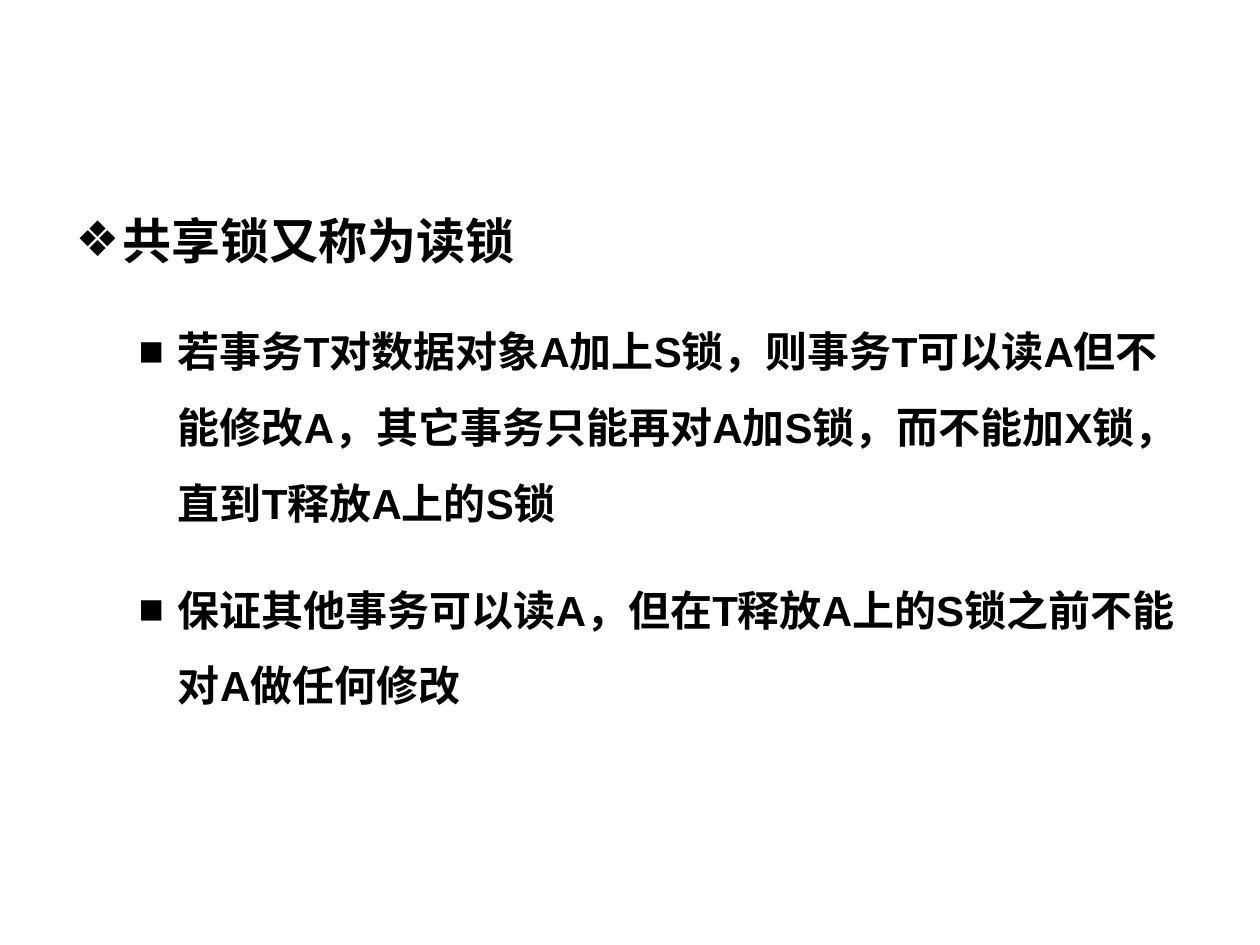
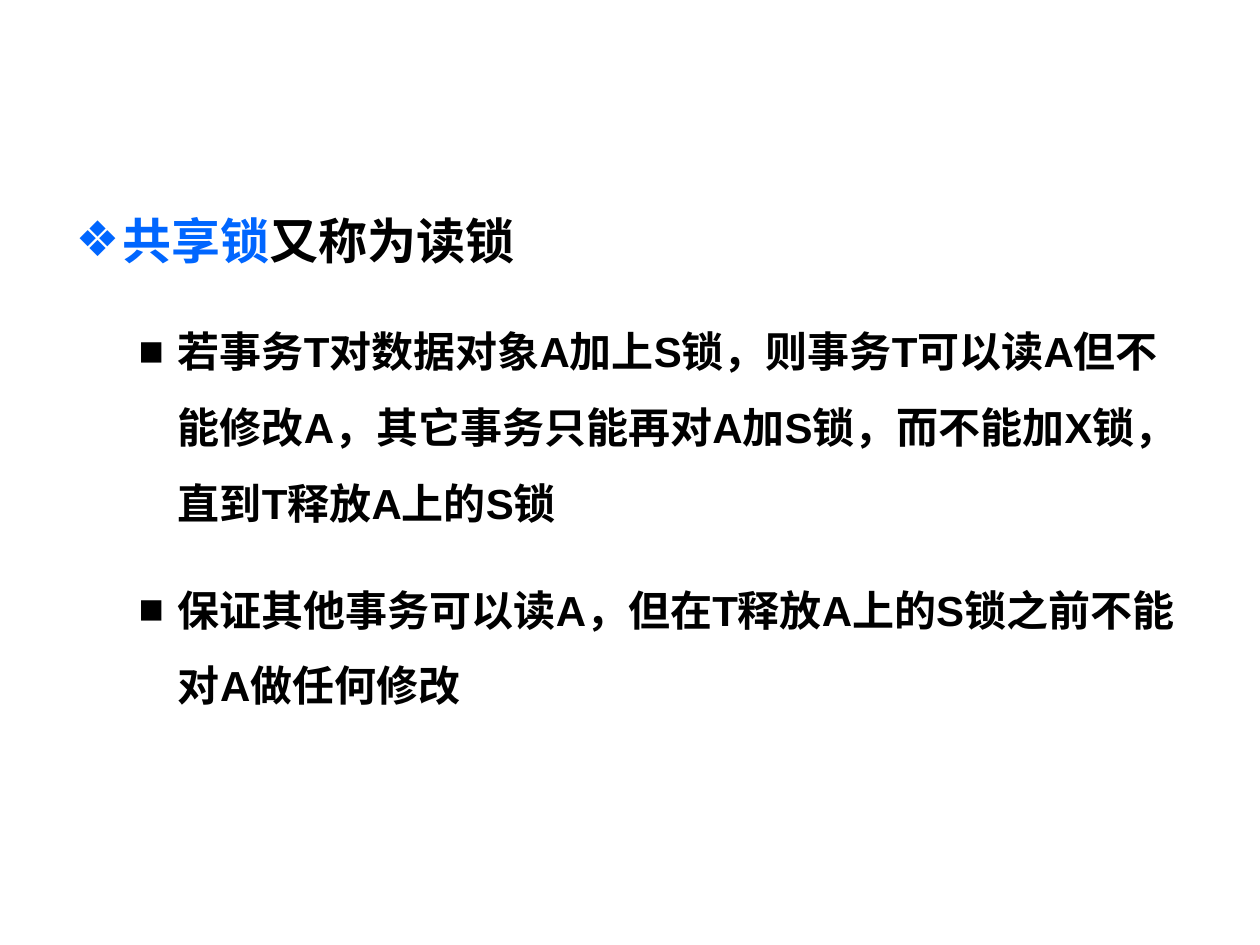
Before and after one commit to HBU/DataBase, a slide deck: slide 22 of PPT/DB第11章.ppt. Drawn at 1260x945 pixels with LibreOffice and Linux fonts; fonts in the diff are those of the drawing; background and template pictures are left out. Boxes give left, top, right and bottom in pixels: in the first picture for what was removed or moved away, otherwise in the second. Text is boxed around its words. In the diff, an @@ line names an element or a change of style, - is before the commit and + after.

```diff
--- a/PPT/DB第11章.ppt
+++ b/PPT/DB第11章.ppt
@@ text at (x1=123, y1=217, x2=514, y2=264): text colour #000000 to #0066FF in "共享锁又称为读锁"; bullet colour #000000 to #0066FF @@
```
Also in this commit, not shown: 22 other slides changed.
